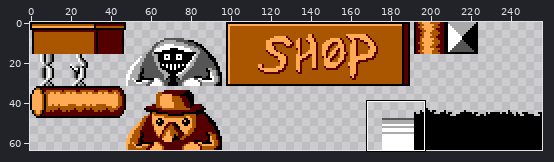
Edited in one commit: sprite sheet (assets/bitmaps/decorations.png). The picture above shows the old version from afar; the outline marks the close-up.
Close-up. Old version:
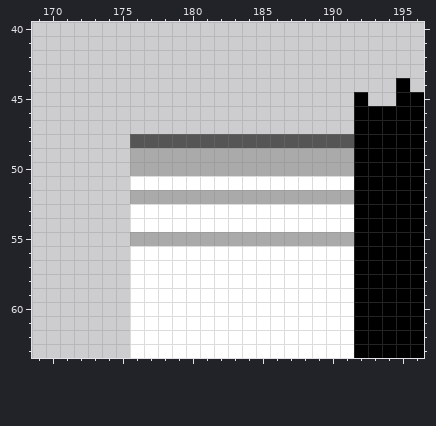
The file is 256x64 pixels. Shown: x 169..196, y 40..63.
Once edited:
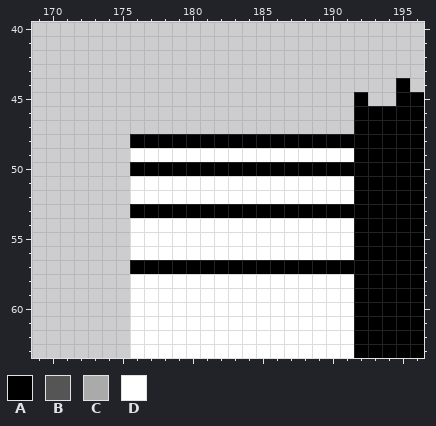
Palette (. is transparent): A #000000  B #555555  C #aaaaaa  D #ffffff
What changed:
@@ x 169..196 @@
 47 .......................AAAAA
-48 .......BBBBBBBBBBBBBBBBAAAAA
-49 .......CCCCCCCCCCCCCCCCAAAAA
-50 .......CCCCCCCCCCCCCCCCAAAAA
+48 .......AAAAAAAAAAAAAAAAAAAAA
+49 .......DDDDDDDDDDDDDDDDAAAAA
+50 .......AAAAAAAAAAAAAAAAAAAAA
 51 .......DDDDDDDDDDDDDDDDAAAAA
-52 .......CCCCCCCCCCCCCCCCAAAAA
-53 .......DDDDDDDDDDDDDDDDAAAAA
+52 .......DDDDDDDDDDDDDDDDAAAAA
+53 .......AAAAAAAAAAAAAAAAAAAAA
 54 .......DDDDDDDDDDDDDDDDAAAAA
-55 .......CCCCCCCCCCCCCCCCAAAAA
+55 .......DDDDDDDDDDDDDDDDAAAAA
 56 .......DDDDDDDDDDDDDDDDAAAAA
-57 .......DDDDDDDDDDDDDDDDAAAAA
+57 .......AAAAAAAAAAAAAAAAAAAAA
 58 .......DDDDDDDDDDDDDDDDAAAAA
Boxes around the changes in both close-ups, in picture pixels (x1, y1, x2, y2):
changed: (130, 134, 354, 274)
